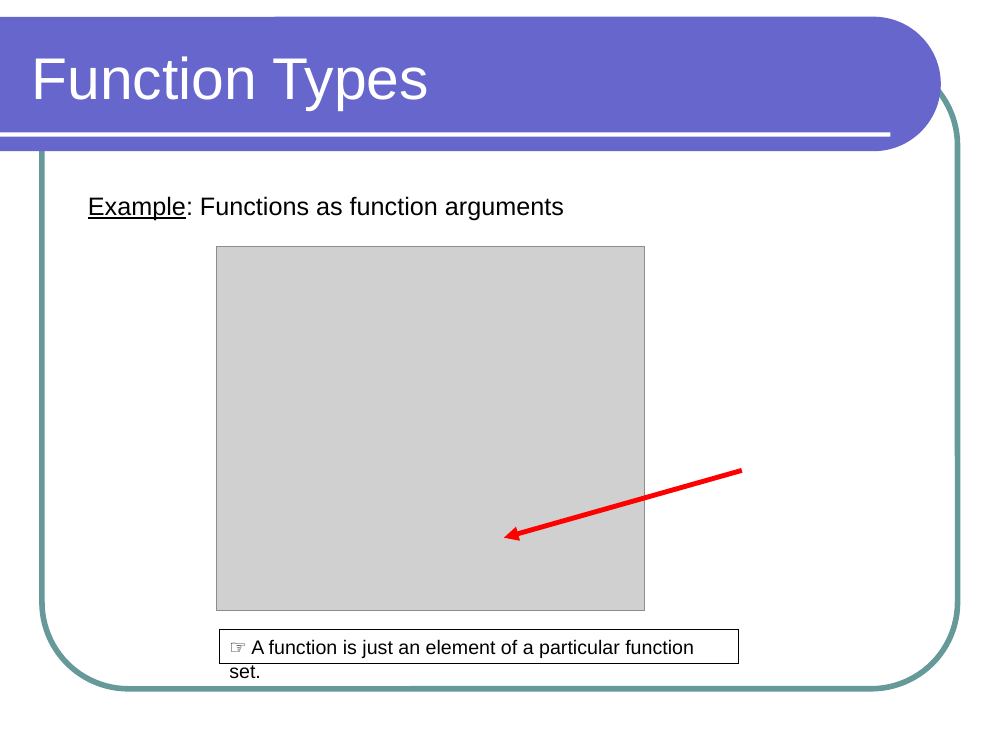
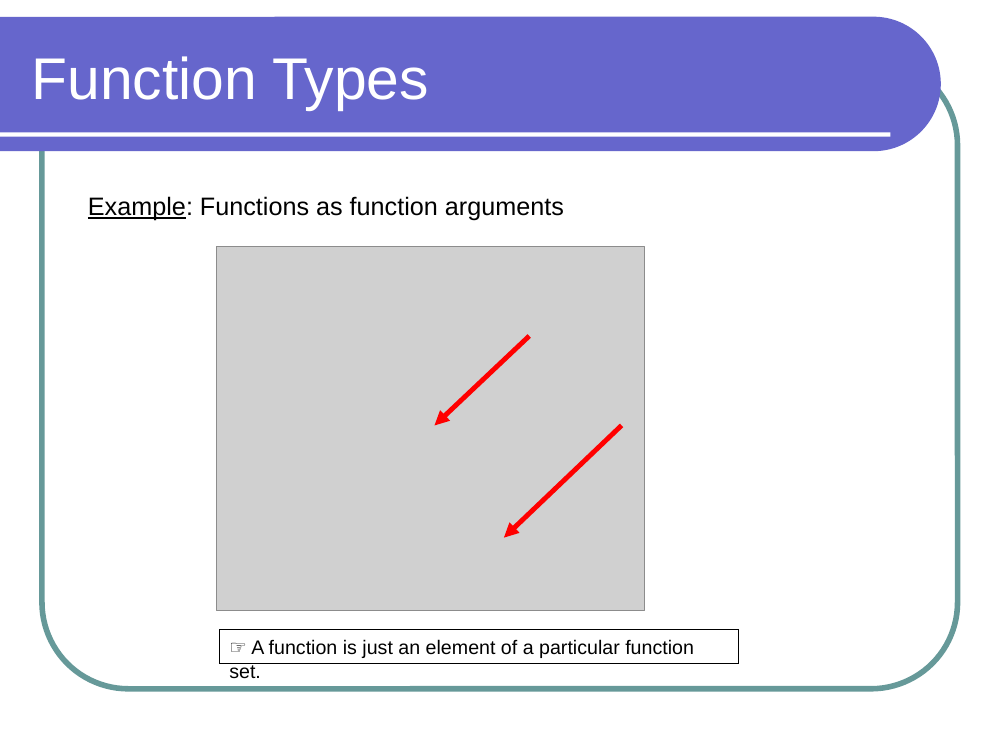
Before and after one commit to lutzhamel/CSC301, a slide deck: slide 10 of notes/csc301-ln003.ppt. Drawn at 1008x756 pixels with LibreOffice and Linux fonts; fonts in the diff are those of the drawing; grey boxes stand for pictures. Boxes give left, top, right and bottom in pixels: in the first picture for what was removed or moved away, otherwise in the second. Text is boxed around its words. In the diff, an @@ line names an element or a change of style, - is before the commit and + after.

```diff
--- a/notes/csc301-ln003.ppt
+++ b/notes/csc301-ln003.ppt
@@ arrow added from (529, 336) to (434, 425), #FF0000 3.49 pt @@
@@ arrow moved from (742, 471) - (504, 537) to (622, 425) - (504, 537) @@
```
Also in this commit, not shown: 2 other slides changed, 1 other file.
